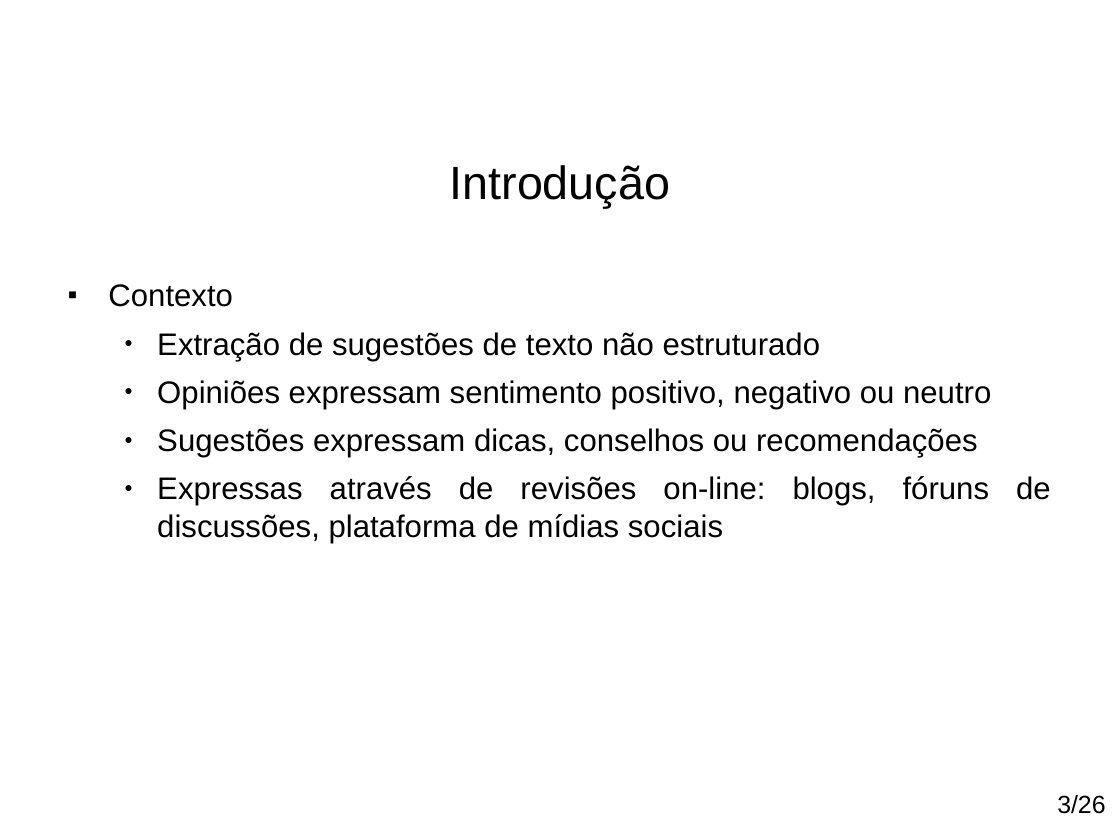
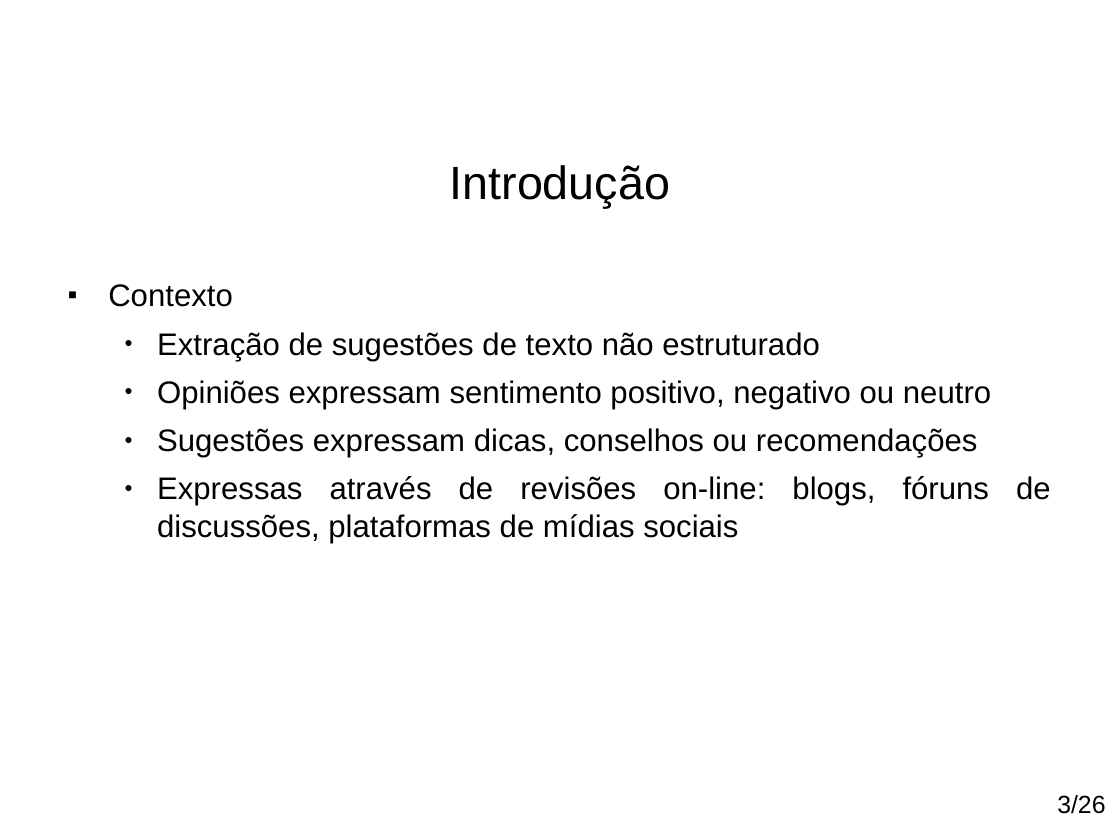
Before and after one commit to paulohq/apresentacao-NLP, a slide deck: slide 4 of apresentacao-mineracao-de-sugestoes.ppt. Drawn at 1120x840 pixels with LibreOffice and Linux fonts; fonts in the diff are those of the drawing; background and template pictures are left out. Boxes give left, top, right and bottom in pixels: in the first picture for what was removed or moved away, otherwise in the second. Text is boxed around its words. In the diff, an @@ line names an element or a change of style, - is before the commit and + after.

```diff
--- a/apresentacao-mineracao-de-sugestoes.ppt
+++ b/apresentacao-mineracao-de-sugestoes.ppt
@@ text at [157,476,1051,543]: text changed @@
-  ● Expressas através de revisões on-line: blogs, fóruns de discussões, plataforma de mídias sociais
+  ● Expressas através de revisões on-line: blogs, fóruns de discussões, plataformas de mídias sociais
```
Also in this commit, not shown: 11 other slides changed, 6 slides added, 1 slide removed, 9 other files.
